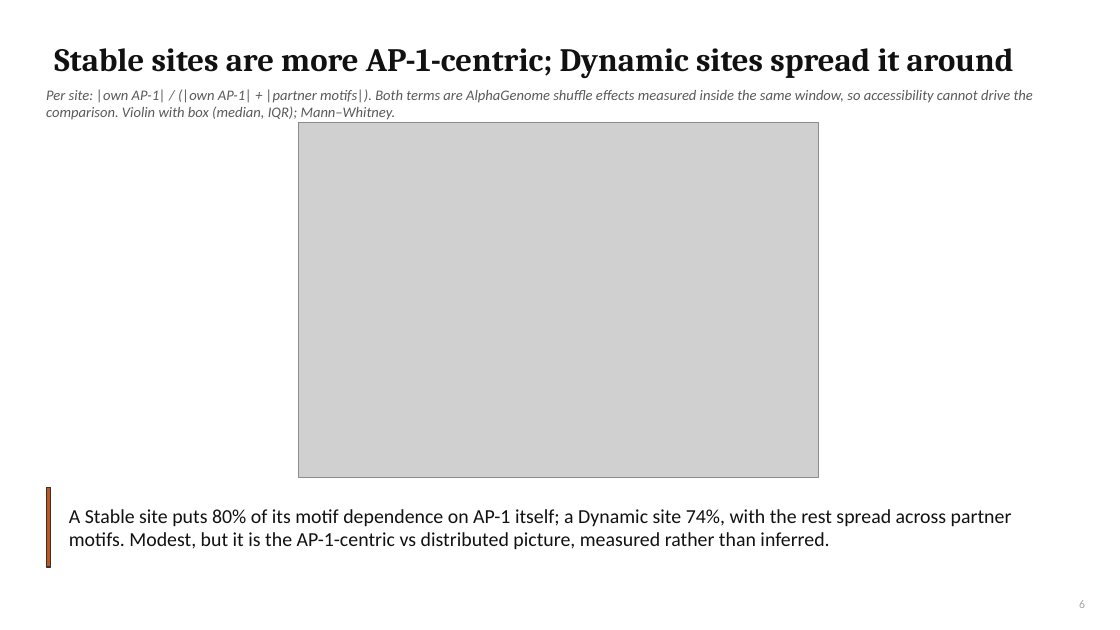
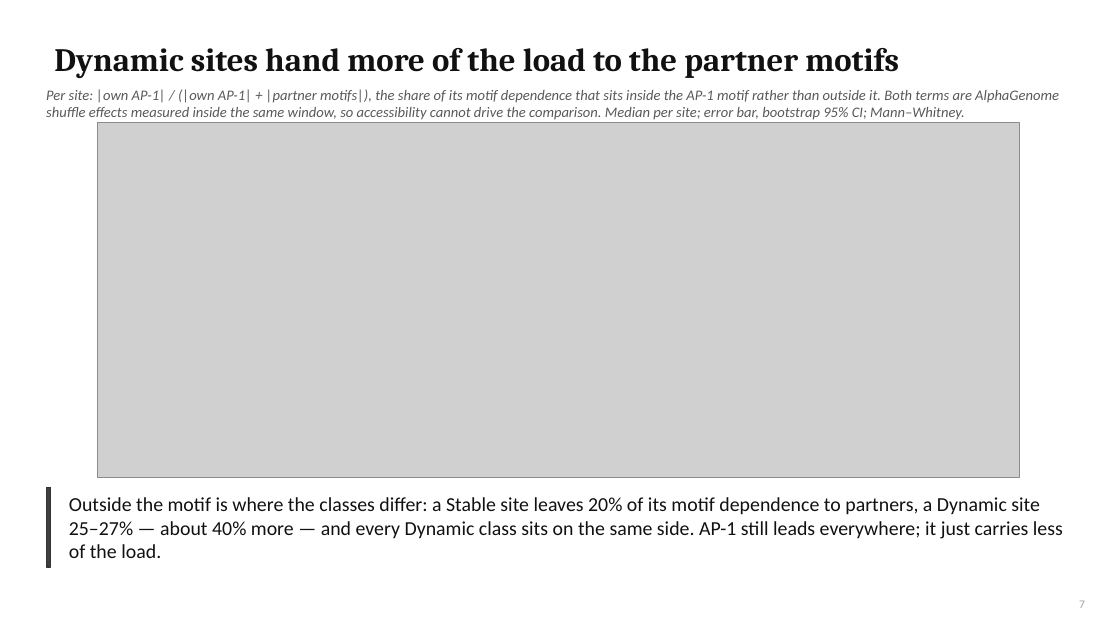
Before and after one commit to cytokine4242/Alpha_Genome_Ap1, a slide deck: slide 7 of Analysis/AP1_fibroblast_lab_meeting.pptx (slide 6 before the commit). Drawn at 1120x630 pixels with LibreOffice and Linux fonts; fonts in the diff are those of the drawing; grey boxes stand for pictures. Boxes give left, top, right and bottom in pixels: in the first picture for what was removed or moved away, otherwise in the second. Text is boxed around its words. In the diff, an @@ line names an element or a change of style, - is before the commit and + after.

```diff
--- a/Analysis/AP1_fibroblast_lab_meeting.pptx
+++ b/Analysis/AP1_fibroblast_lab_meeting.pptx
@@ title at box(54, 48, 899, 78): text changed @@
-Stable sites are more AP-1-centric; Dynamic sites spread it around
+Dynamic sites hand more of the load to the partner motifs
@@ text at box(46, 89, 1059, 120): text changed @@
-Per site: |own AP-1| / (|own AP-1| + |partner motifs|). Both terms are AlphaGenome shuffle effects measured inside the same window, so accessibility cannot drive the comparison. Violin with box (median, IQR); Mann–Whitney.
+Per site: |own AP-1| / (|own AP-1| + |partner motifs|), the share of its motif dependence that sits inside the AP-1 motif rather than outside it. Both terms are AlphaGenome shuffle effects measured inside the same window, so accessibility cannot drive the comparison. Median per site; error bar, bootstrap 95% CI; Mann–Whitney.
@@ picture: place and size @@
-picture at box(299, 123, 819, 477)
+picture at box(97, 123, 1019, 477)
@@ rectangle at box(46, 487, 51, 567): fill #C2551C to #3F3F3F @@
@@ text at box(69, 497, 1063, 558): text changed @@
-A Stable site puts 80% of its motif dependence on AP-1 itself; a Dynamic site 74%, with the rest spread across partner motifs. Modest, but it is the AP-1-centric vs distributed picture, measured rather than inferred.
+Outside the motif is where the classes differ: a Stable site leaves 20% of its motif dependence to partners, a Dynamic site 25–27% — about 40% more — and every Dynamic class sits on the same side. AP-1 still leads everywhere; it just carries less of the load.
@@ page number at box(1079, 600, 1085, 608): text changed @@
-6
+7
```
Also in this commit, not shown: 4 other slides changed, 1 slide added, 12 other files.
